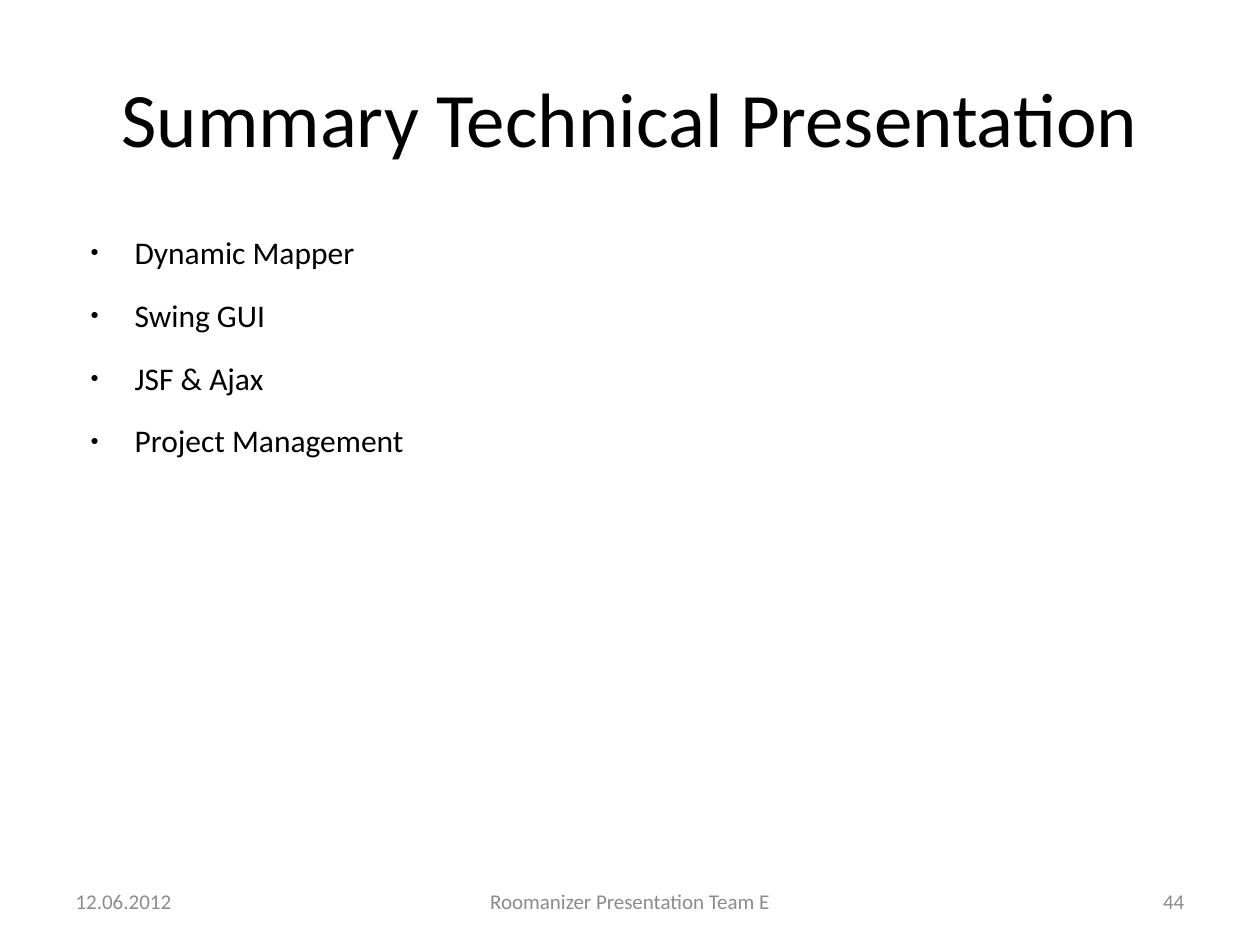
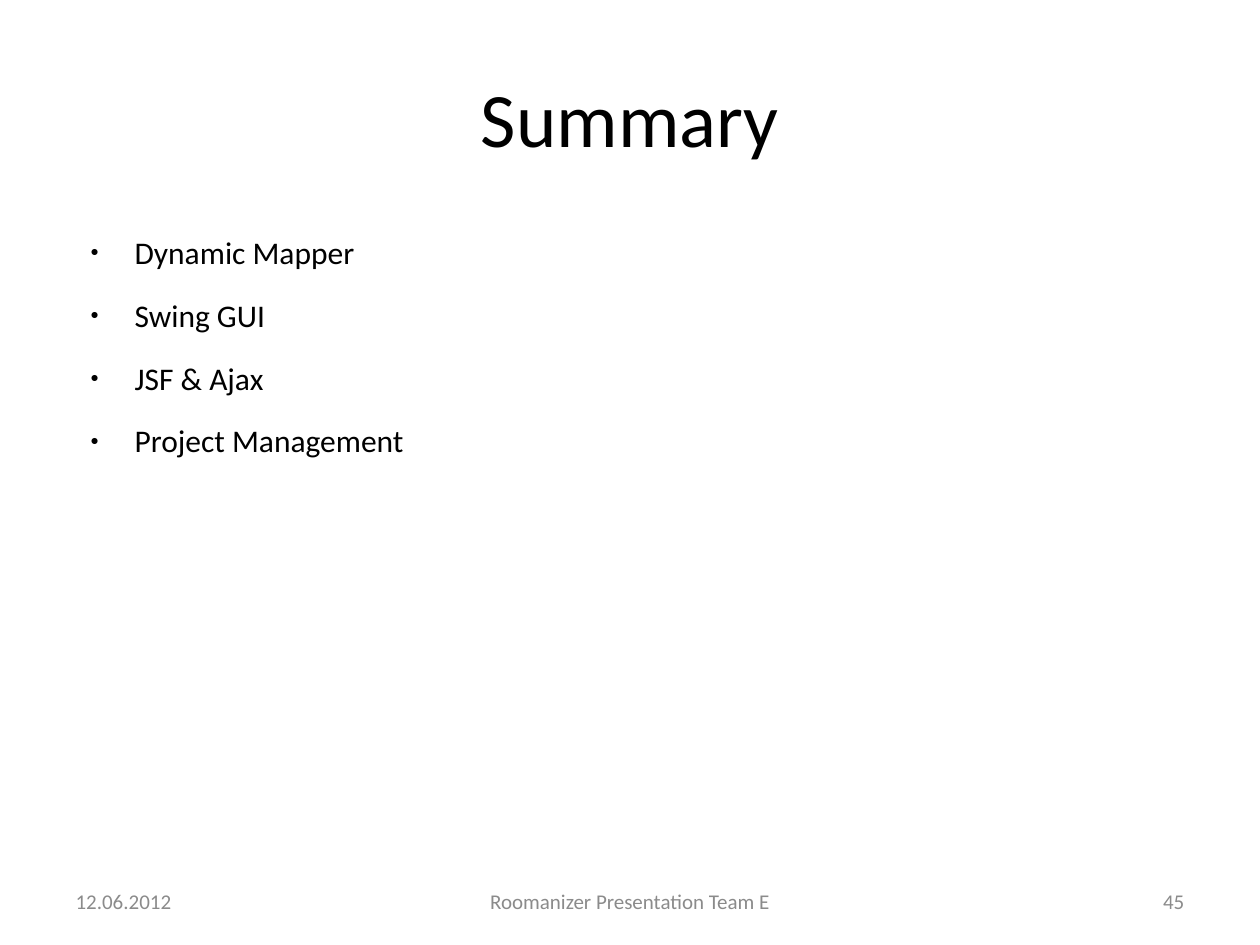
Before and after one commit to markusmo/HotelSoftware, a slide deck: slide 45 of Documentation/Praesentation/PresentationRoomanizer.pptx (slide 44 before the commit). Drawn at 1260x945 pixels with LibreOffice and Linux fonts; fonts in the diff are those of the drawing. Boxes give left, top, right and bottom in pixels: in the first picture for what was removed or moved away, otherwise in the second. Text is boxed around its words. In the diff, an @@ line names an element or a change of style, - is before the commit and + after.

```diff
--- a/Documentation/Praesentation/PresentationRoomanizer.pptx
+++ b/Documentation/Praesentation/PresentationRoomanizer.pptx
@@ title at <box>481,97,778,160</box>: text changed @@
-Summary Technical Presentation
+Summary
@@ page number at <box>1163,895,1184,909</box>: text changed @@
-44
+45
```
Also in this commit, not shown: 5 other slides changed, 1 slide added.
